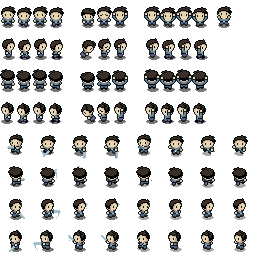
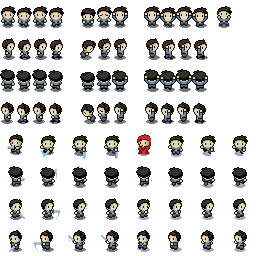
Two versions of the same layered image (w=272, h=256). Layer-by-layer changes:
added group "Layer Group" with 1 layers above "Mask" over [137,134,151,154]
added layer "Cloak" in group "Layer Group" over [137,134,151,154]
